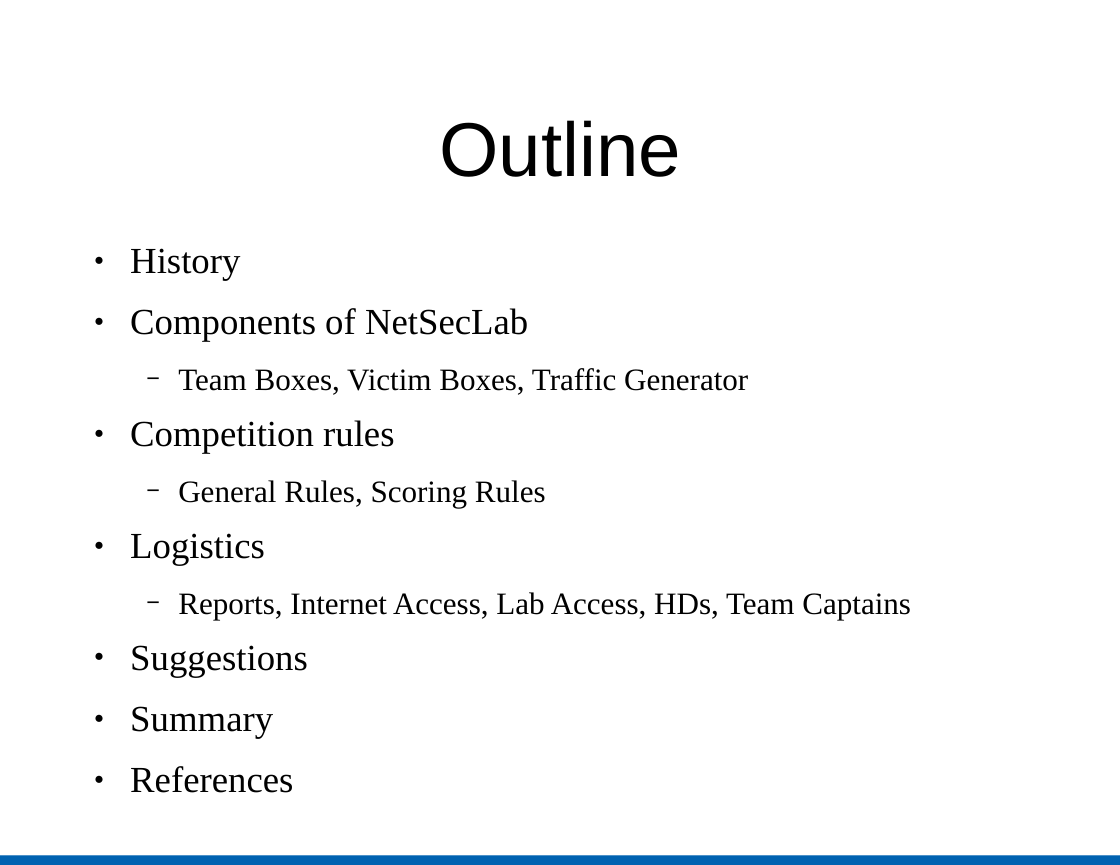
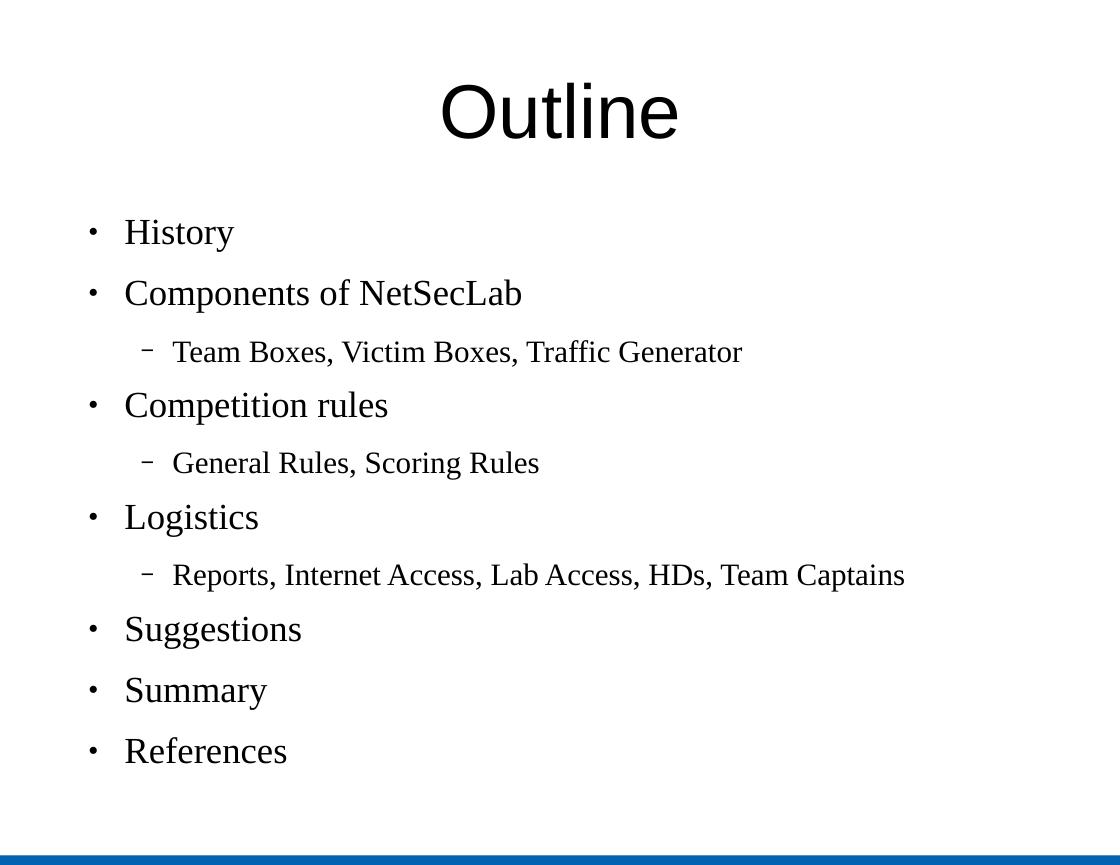
Before and after one commit to troynunnally/NetSecLab, a slide deck: slide 2 of assets/files/NetSecLab.ppt. Drawn at 1120x865 pixels with LibreOffice and Linux fonts; fonts in the diff are those of the drawing. Boxes give left, top, right and bottom in pixels: in the first picture for what was removed or moved away, otherwise in the second. Text is boxed around its words. In the diff, an @@ line names an element or a change of style, - is before the commit and + after.

Commit message:
fully updated. see extended for info
faq updated
rules updated
ppt updated
header.php added - use this for let nav changes
dates updated
report updated
registration page placeholder added

```diff
--- a/assets/files/NetSecLab.ppt
+++ b/assets/files/NetSecLab.ppt
@@ title "Outline": place and size @@
-title "Outline" at [439,120,681,177]
+title "Outline" at [439,82,681,139]
@@ text "History": place and size @@
-text "History" at [130,248,911,793]
+text "History" at [124,219,906,764]
```
Also in this commit, not shown: 19 other slides changed, 2 slides added, 2 slides removed, 6 other files.
